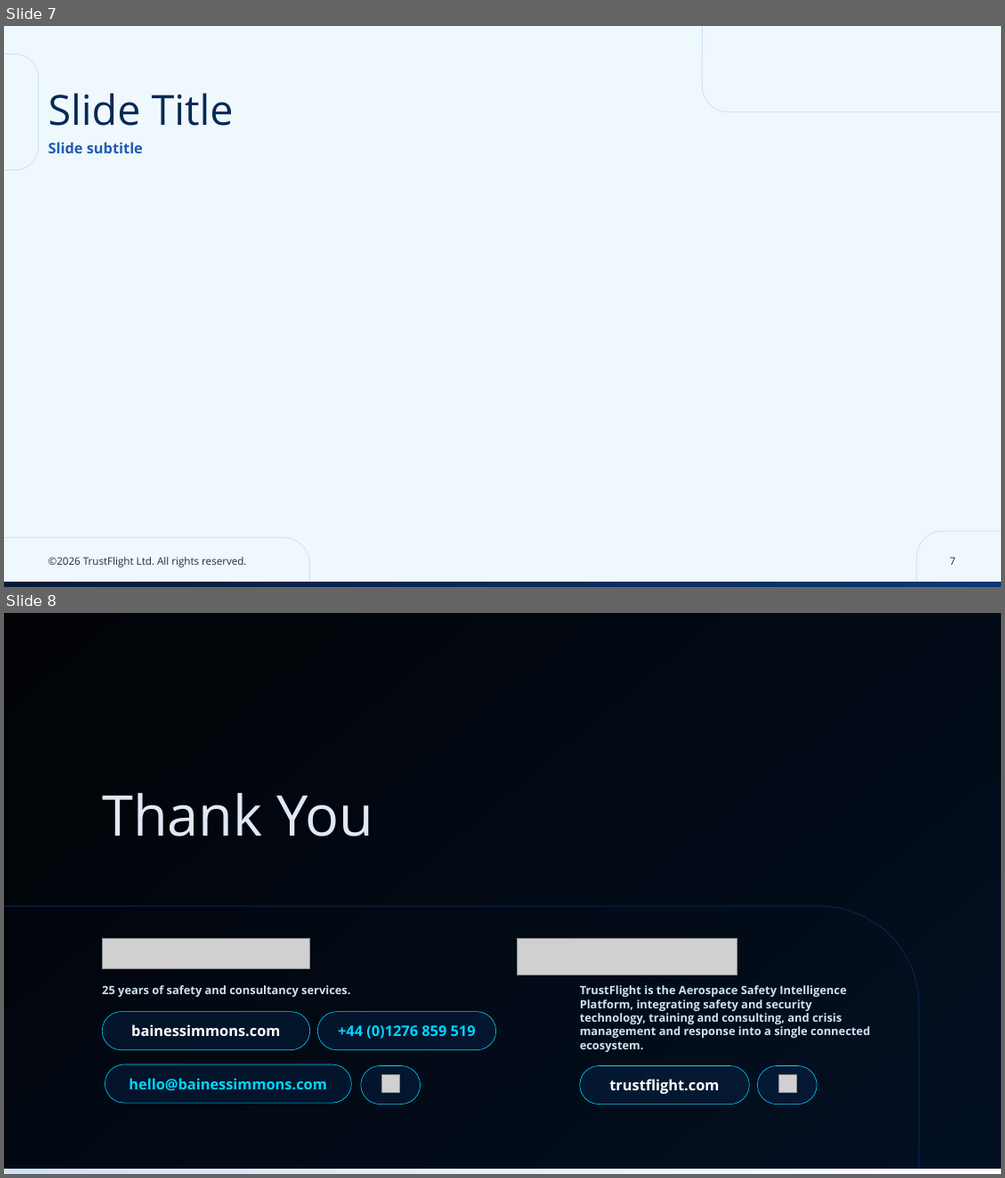
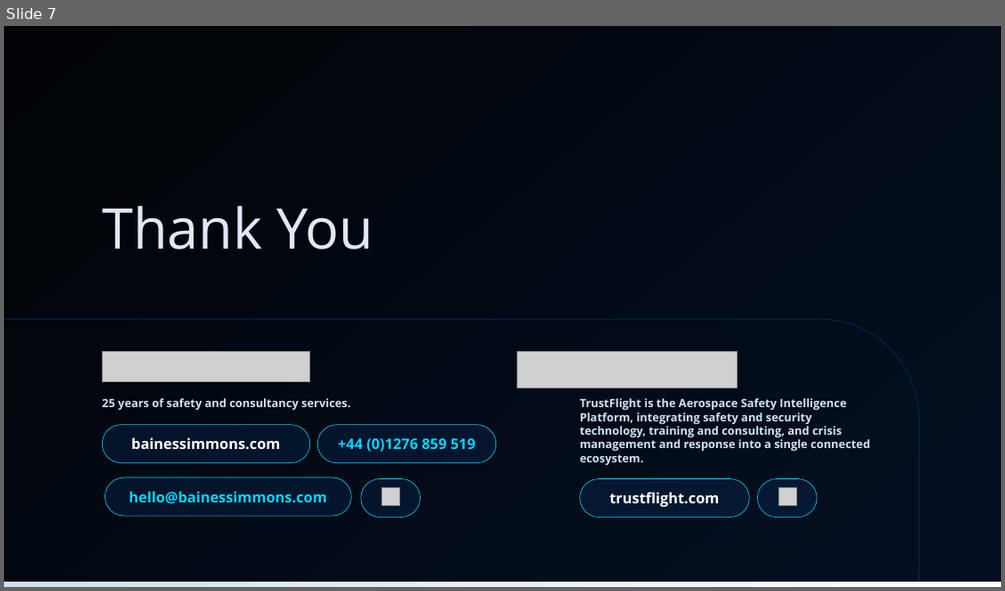
Before and after one commit to tf-alexc/Branding, a slide deck: skills/deck-builder/templates/Baines Simmons - Basic Presentation Template.pptx. Shown one above the other, each under a label of ours: slides 7 and 8 before the commit, slide 7 after it. The pictures are 1005x1178 and 1005x591 pixels, drawn with LibreOffice and Linux fonts; fonts in the diff are those of the drawing; grey boxes stand for pictures; background and template pictures are left out. Boxes give left, top, right and bottom in pixels: in the first picture for what was removed or moved away, otherwise in the second. Text is boxed around its words. In the diff, an @@ line names an element or a change of style, - is before the commit and + after.

```diff
--- a/skills/deck-builder/templates/Baines Simmons - Basic Presentation Template.pptx
+++ b/skills/deck-builder/templates/Baines Simmons - Basic Presentation Template.pptx
@@ slide 7 removed at [4,26,1001,587], background #DFF3FD at 50% opacity @@
@@ rounded rectangle removed at [703,26,1001,112] @@
@@ rounded rectangle removed at [4,54,39,170] @@
@@ title removed at [48,93,234,126] @@
-Slide Title
@@ text removed at [48,142,143,153] @@
-Slide subtitle
@@ rounded rectangle removed at [916,531,1001,587] @@
@@ rounded rectangle removed at [4,538,310,587] @@
@@ text removed at [48,556,246,567] @@
-©2026 TrustFlight Ltd. All rights reserved.
@@ page number removed at [949,556,955,564] @@
-7
@@ rectangle removed at [4,581,1001,587] @@
@@ what was slide 8 is now slide 7 @@
```
Also in this commit, not shown: 4 slides changed, 1 slide added, 1 other slide removed, 3 other files.
